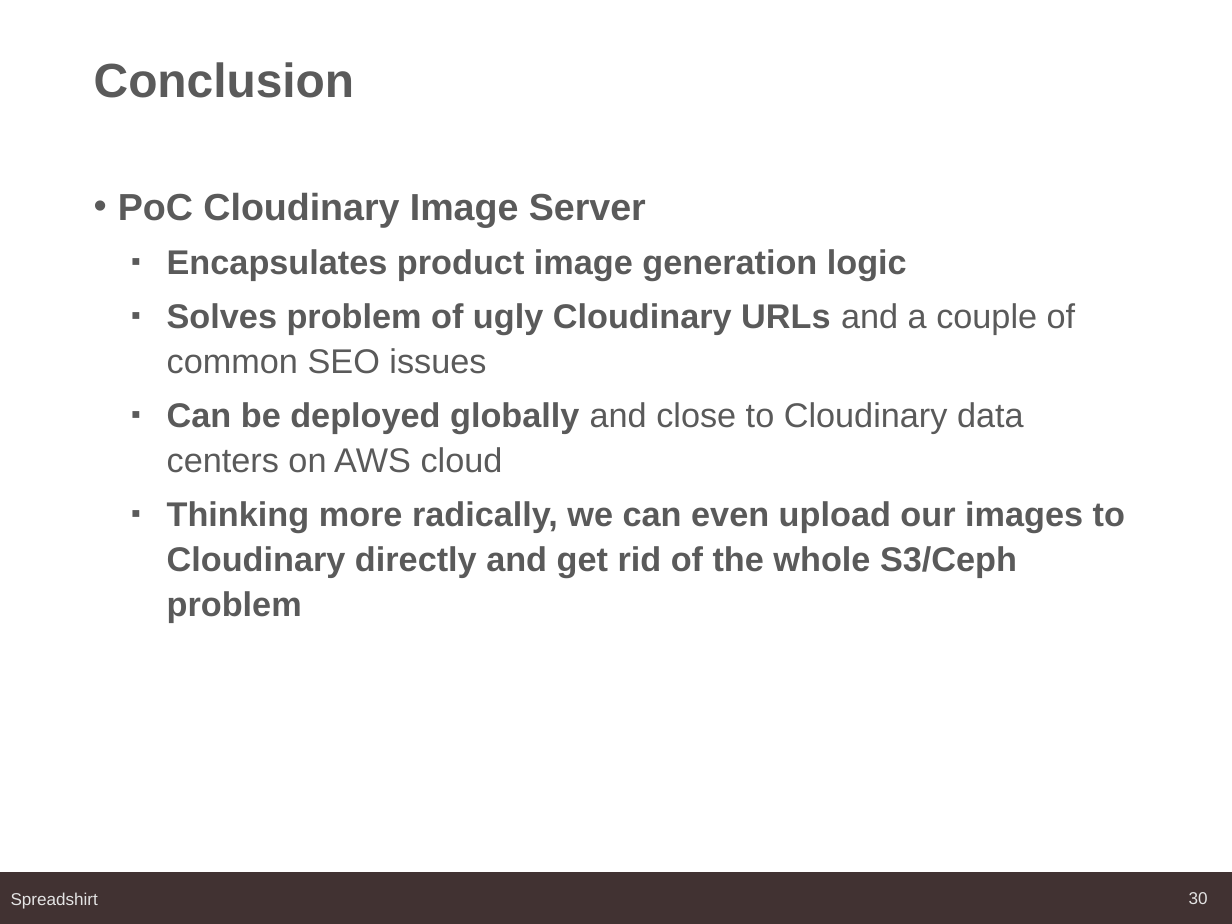
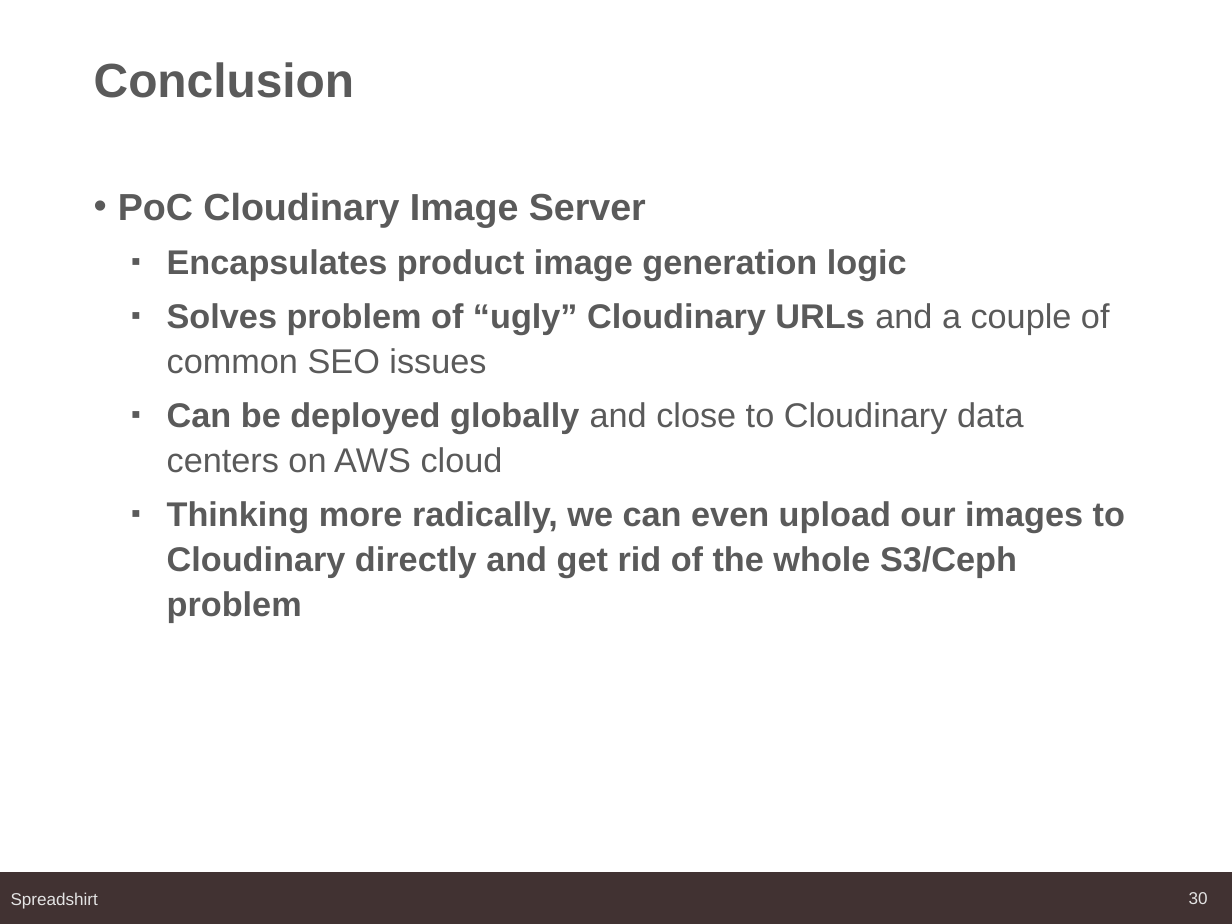
Before and after one commit to mbreest/cloudinary-image-server, a slide deck: slide 30 of rendering_spreadshirt_product_images_using_cloudinary.pptx. Drawn at 1232x924 pixels with LibreOffice and Linux fonts; fonts in the diff are those of the drawing; background and template pictures are left out. Boxes give left, top, right and bottom in pixels: in the first picture for what was removed or moved away, otherwise in the second. Text is boxed around its words. In the diff, an @@ line names an element or a change of style, - is before the commit and + after.

Commit message:
fixed wording in presentation

```diff
--- a/rendering_spreadshirt_product_images_using_cloudinary.pptx
+++ b/rendering_spreadshirt_product_images_using_cloudinary.pptx
@@ text at (167,303,1110,374): text changed @@
-  ▪ Solves problem of ugly Cloudinary URLs and a couple of common SEO issues
+  ▪ Solves problem of “ugly” Cloudinary URLs and a couple of common SEO issues
```
Also in this commit, not shown: 1 other slide changed.
